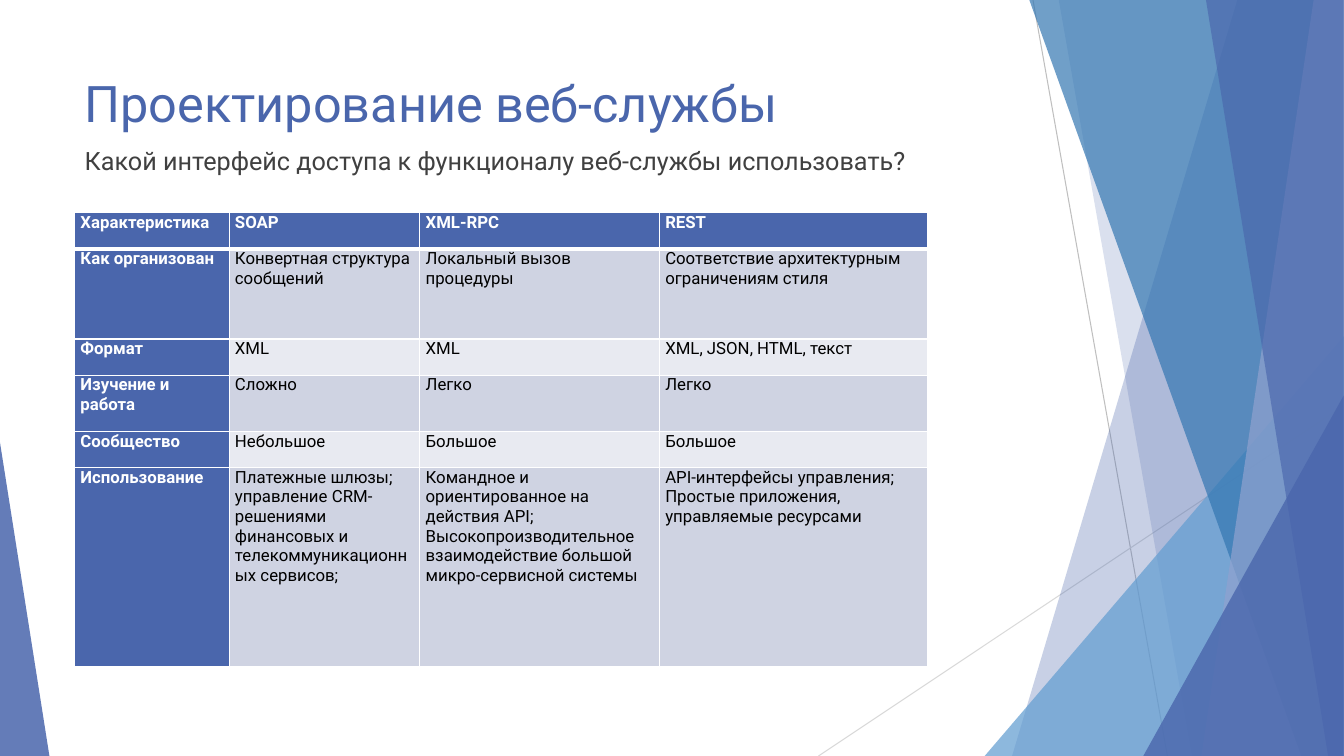
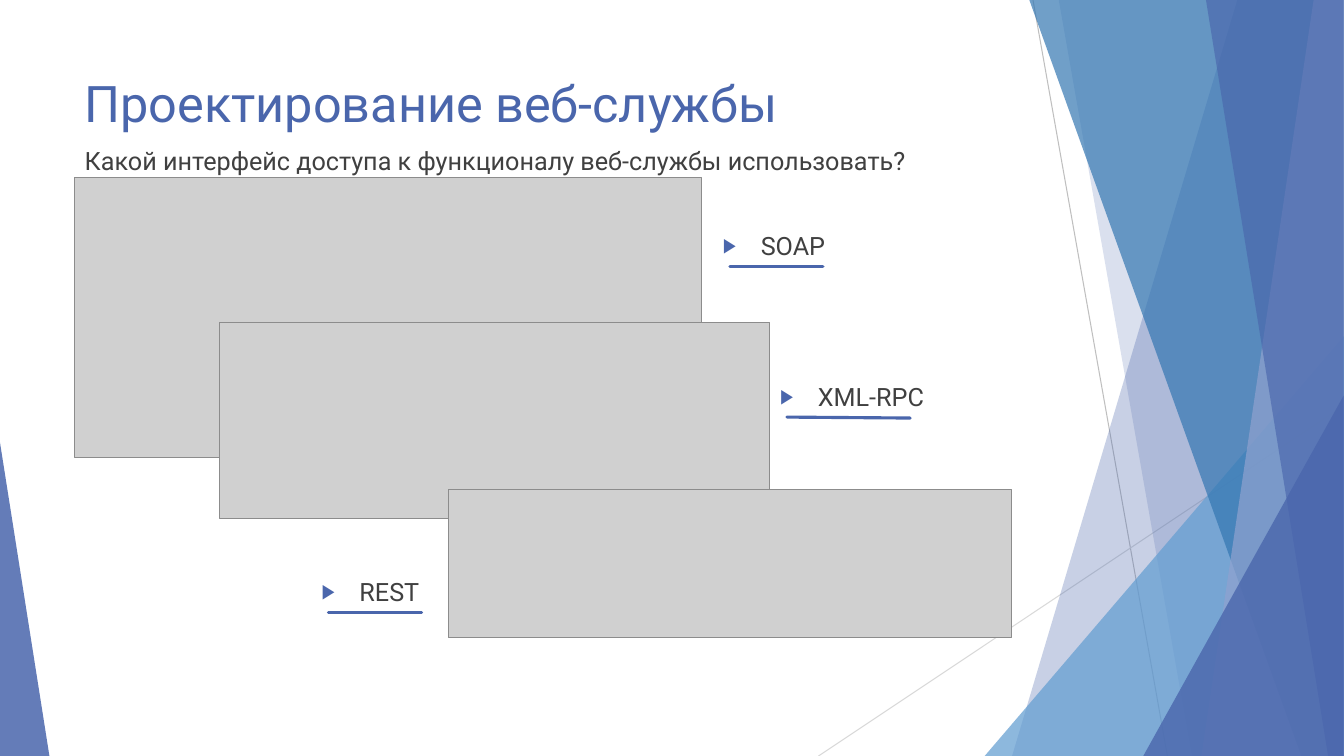
Before and after one commit to mJaJksJ/VCR, a slide deck: slide 5 of Конференция/Презентация.pptx. Drawn at 1344x756 pixels with LibreOffice and Linux fonts; fonts in the diff are those of the drawing; grey boxes stand for pictures. Boxes give left, top, right and bottom in pixels: in the first picture for what was removed or moved away, otherwise in the second. Text is boxed around its words. In the diff, an @@ line names an element or a change of style, - is before the commit and + after.

```diff
--- a/Конференция/Презентация.pptx
+++ b/Конференция/Презентация.pptx
@@ picture added at [75, 177, 702, 458] @@
@@ table removed at [75, 213, 928, 666], 6 rows, 4 columns @@
-Характеристика | SOAP | XML-RPC | REST
-Как организован | Конвертная структура сообщений | Локальный вызов процедуры | Соответствие архитектурным ограничениям стиля
-Формат | XML | XML | XML, JSON, HTML, текст
-Изучение и работа | Сложно | Легко | Легко
-Сообщество | Небольшое | Большое | Большое
-Использование | Платежные шлюзы; управление CRM-решениями финансовых и телекоммуникационных сервисов; | Командное и ориентированное на действия API; Высокопроизводительное взаимодействие большой микро-сервисной системы | API-интерфейсы управления; / Простые приложения, управляемые ресурсами
@@ text added at [761, 237, 825, 256], 18 pt, text #404040 @@
+▶ SOAP
@@ line added from (823, 267) to (730, 267), #4A66AC 2.25 pt @@
@@ picture added at [220, 323, 770, 519] @@
@@ text added at [818, 388, 924, 407], 18 pt, text #404040 @@
+▶ XML-RPC
@@ line added from (910, 418) to (787, 417), #4A66AC 2.25 pt @@
@@ picture added at [449, 489, 1012, 637] @@
@@ text added at [359, 583, 419, 602], 18 pt, text #404040 @@
+▶ REST
@@ line added from (421, 613) to (329, 613), #4A66AC 2.25 pt @@
```
Also in this commit, not shown: 2 other slides changed, 1 slide added, 1 slide removed.
